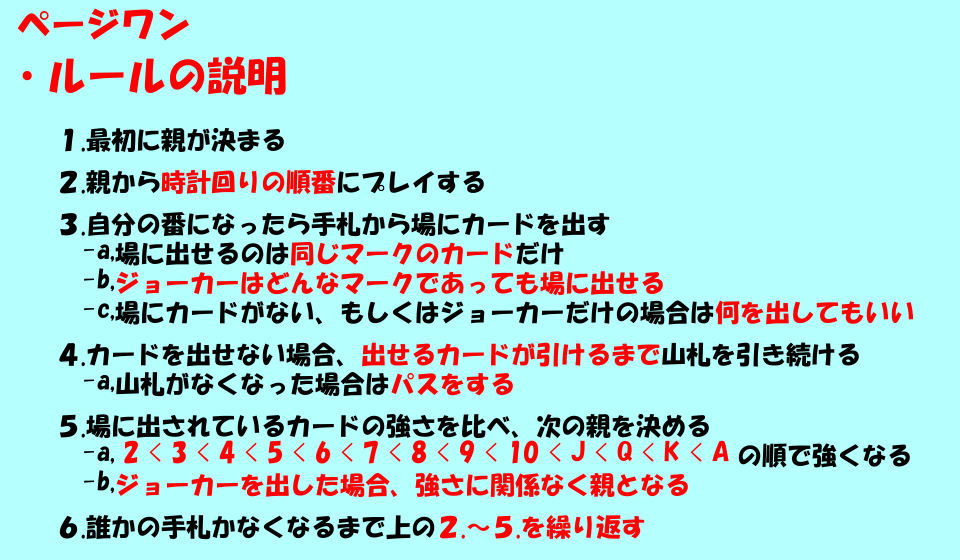
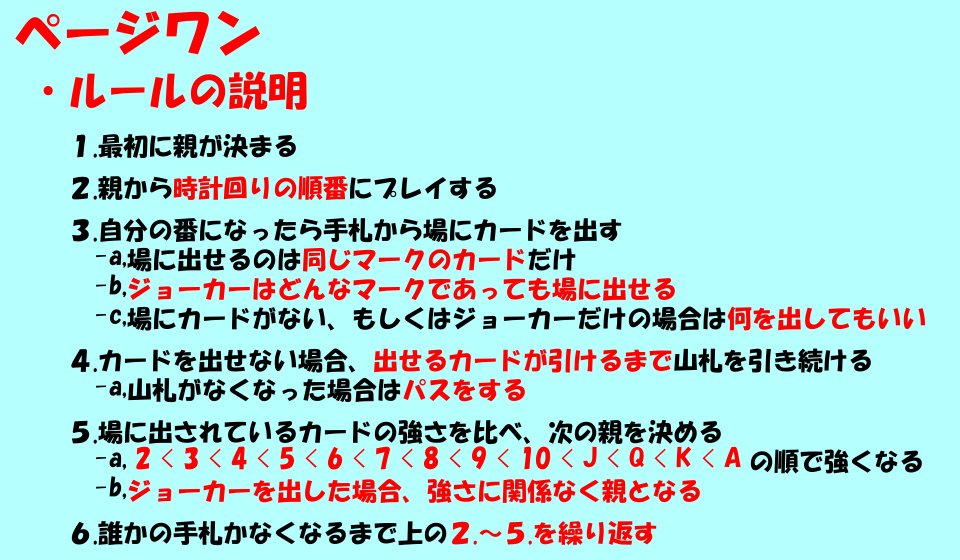
Layer changes from the first 960 x 560 image to the second:
painted on "ページワン" over box(15, 8, 260, 56)
removed layer "１.最初に親が決まる ..." over box(59, 128, 914, 540)
painted on "・ルールの説明" over box(22, 56, 926, 546)
